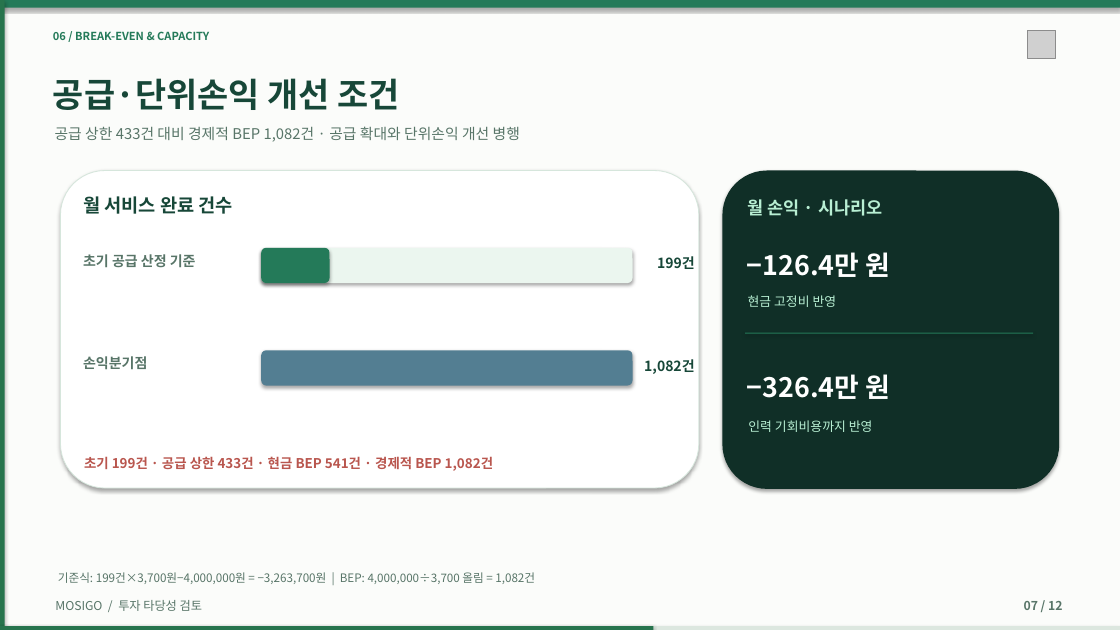
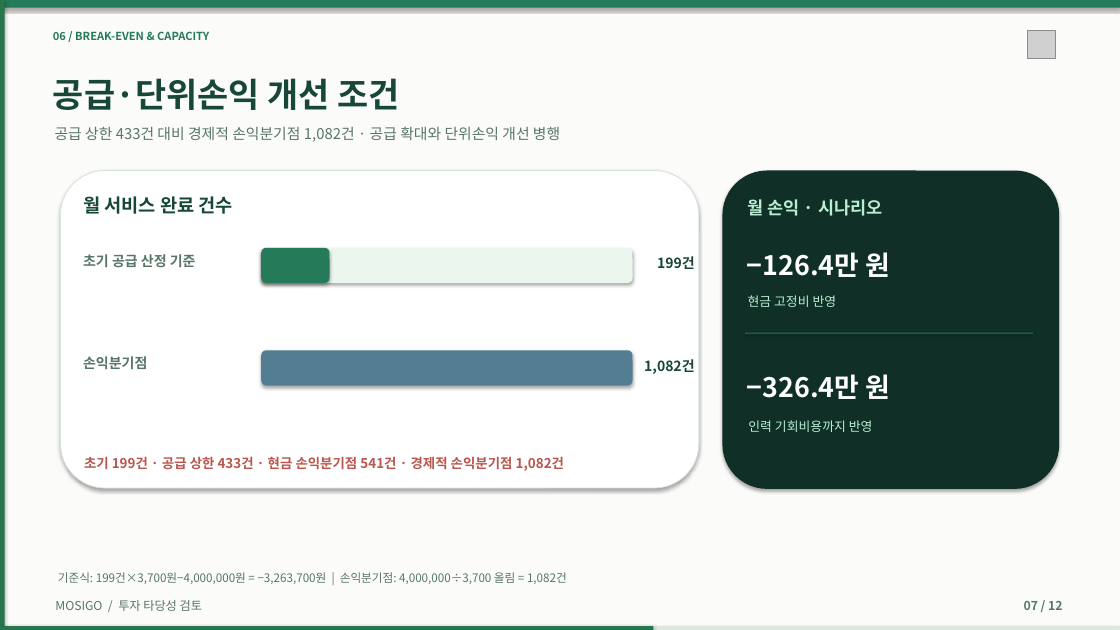
Before and after one commit to dohyunkimmm/mosigo-case-study, a slide deck: slide 7 of downloads/MOSIGO_IR_Investment_Review_12slides.pptx. Drawn at 1120x630 pixels with LibreOffice and Linux fonts; fonts in the diff are those of the drawing; grey boxes stand for pictures. Boxes give left, top, right and bottom in pixels: in the first picture for what was removed or moved away, otherwise in the second. Text is boxed around its words. In the diff, an @@ line names an element or a change of style, - is before the commit and + after.

```diff
--- a/downloads/MOSIGO_IR_Investment_Review_12slides.pptx
+++ b/downloads/MOSIGO_IR_Investment_Review_12slides.pptx
@@ text at (x1=55, y1=126, x2=560, y2=142): text changed @@
-공급 상한 433건 대비 경제적 BEP 1,082건 · 공급 확대와 단위손익 개선 병행
+공급 상한 433건 대비 경제적 손익분기점 1,082건 · 공급 확대와 단위손익 개선 병행
@@ text at (x1=84, y1=456, x2=564, y2=471): text changed @@
-초기 199건 · 공급 상한 433건 · 현금 BEP 541건 · 경제적 BEP 1,082건
+초기 199건 · 공급 상한 433건 · 현금 손익분기점 541건 · 경제적 손익분기점 1,082건
@@ text at (x1=58, y1=572, x2=567, y2=584): text changed @@
-기준식: 199건×3,700원−4,000,000원 = −3,263,700원 | BEP: 4,000,000÷3,700 올림 = 1,082건
+기준식: 199건×3,700원−4,000,000원 = −3,263,700원 | 손익분기점: 4,000,000÷3,700 올림 = 1,082건
```
Also in this commit, not shown: 3 other slides changed, 9 other files.
